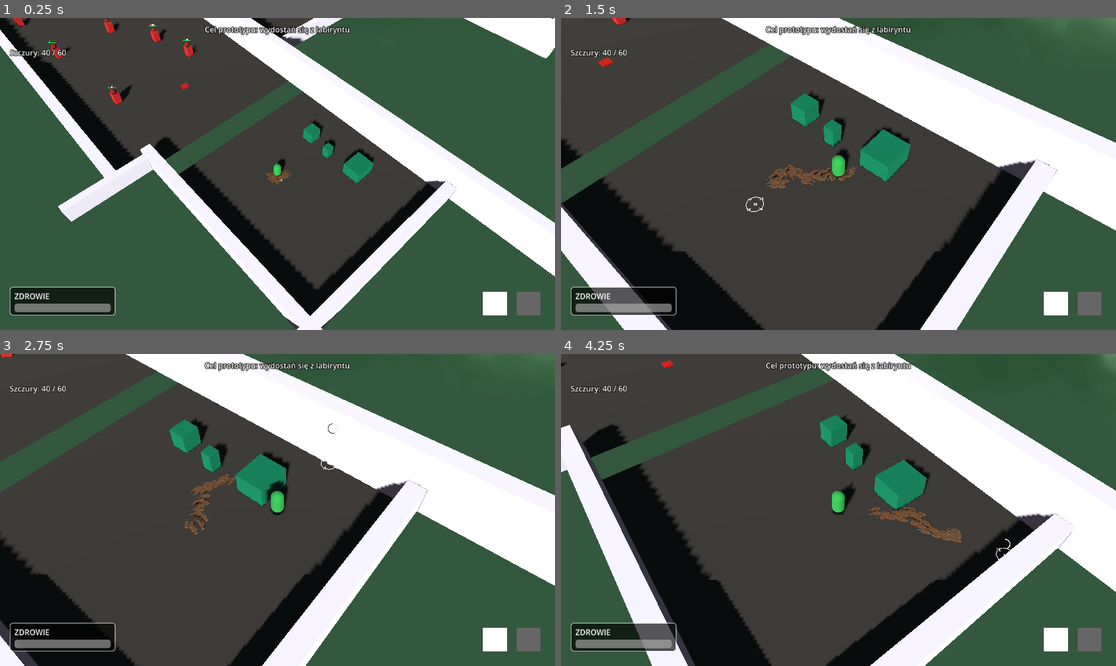
Above: before the commit, frames 1-4 (two rows, left to right).
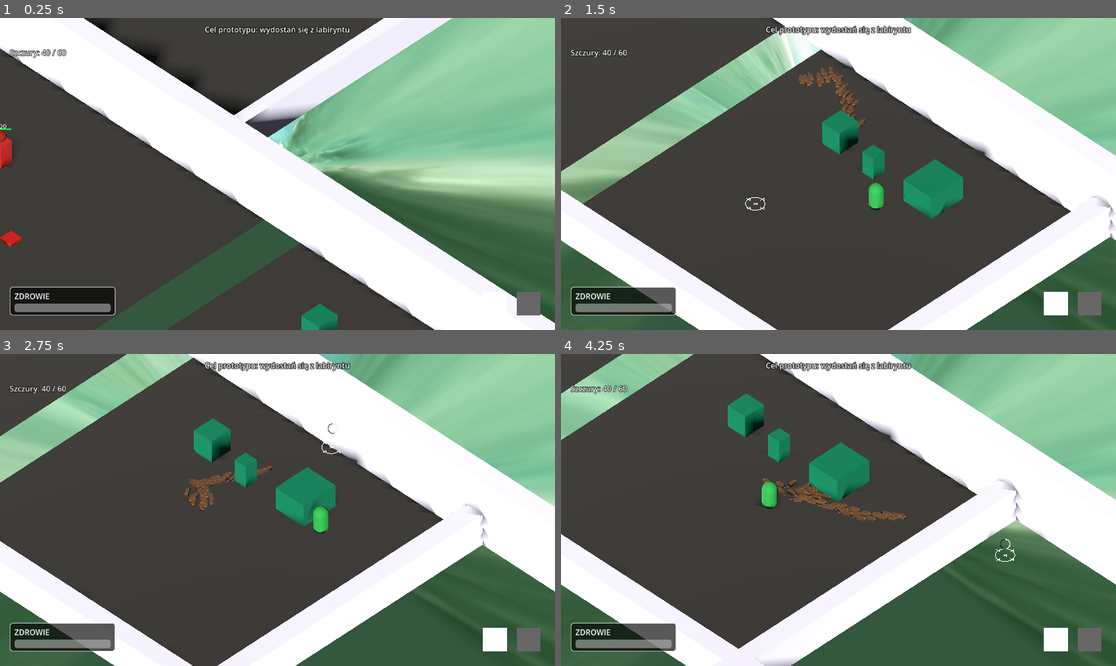
Above: after the commit, the same moments.

Repository: VirtuaIL/ZTGK-Prototyp
Game: Godot game, scene res://scenes/main.tscn
The game is run twice, just before and just after one commit, with the same random seed, the same clock (stepped at 60 frames per second) and the same inputs.
Inputs (mouse positions are in pixels of both pictures, inside the frame that each line leads up to):
- Up to frame 1 (0.25 s): no input
- Up to frame 2 (1.5 s): tap Enter at 0.5 s; move the mouse to (960, 158) at 0.52 s; hold D (move_right) 0.53-1.25 s; hold Space (recall_rats) 0.53-1.25 s; click (960, 158) at 0.67 s; drag from (727, 189) to (810, 236) at 1.27 s
- Up to frame 3 (2.75 s): move the mouse to (333, 441) at 2.02 s; hold D (move_right) from 2.03 s (still down); hold Space (recall_rats) from 2.03 s (still down); click (333, 441) at 2.17 s
- Up to frame 4 (4.25 s): release D (move_right) at 2.75 s; release Space (recall_rats) at 2.75 s; drag from (810, 572) to (672, 463) at 2.77 s; move the mouse to (1005, 556) at 3.52 s; hold A (move_left) from 3.53 s (still down); hold Space (recall_rats) from 3.53 s (still down); click (1005, 556) at 3.67 s

The runs differ from the first frame. In frame 1, 83% of the frame differs, in the area x 0-100%, y 0-100%; in frame 2, 41%; in frame 3, 41%; in frame 4, 50%.

Commit message:
zmiana kamery

Diff:
--- a/scenes/main.tscn
+++ b/scenes/main.tscn
@@ -98,6 +98,7 @@
 
 [node name="Camera3D" type="Camera3D" parent="." unique_id=759215990]
 transform = Transform3D(0.25881913, -0.9330128, 0.25000006, 0, 0.2588191, 0.96592593, -0.96592605, -0.25000006, 0.06698732, 10, 50, 10)
+projection = 1
 fov = 45.0
 size = 16.0
 
--- a/scripts/main.gd
+++ b/scripts/main.gd
@@ -219,9 +219,25 @@
 	# ── Camera follow ──
 	var cam := get_viewport().get_camera_3d()
 	if cam and player:
-		var offset := Vector3(10, 18, 10)
-		cam.position = cam.position.lerp(player.position + offset, 0.05)
-		cam.look_at(player.position)
+		# Focus point: between player and cursor world pos (closer to player)
+		var focus := player.position
+		var mouse_pos := get_viewport().get_mouse_position()
+		var ray_origin := cam.project_ray_origin(mouse_pos)
+		var ray_dir := cam.project_ray_normal(mouse_pos)
+		# Intersect with Y=0 ground plane
+		if abs(ray_dir.y) > 0.001:
+			var t := -ray_origin.y / ray_dir.y
+			if t > 0.0:
+				var cursor_world := ray_origin + ray_dir * t
+				focus = player.position.lerp(cursor_world, 1.0 / 6.0)
+
+		# Keep constant offset angle
+		var offset := Vector3(10, 12, 10)
+		cam.position = cam.position.lerp(focus + offset, 0.03)
+
+		# Force strict isometric angle by looking parallel to the offset vector
+		var current_focus := cam.position - offset
+		cam.look_at(current_focus, Vector3.UP)
 
 
 func _unhandled_input(event: InputEvent) -> void:
